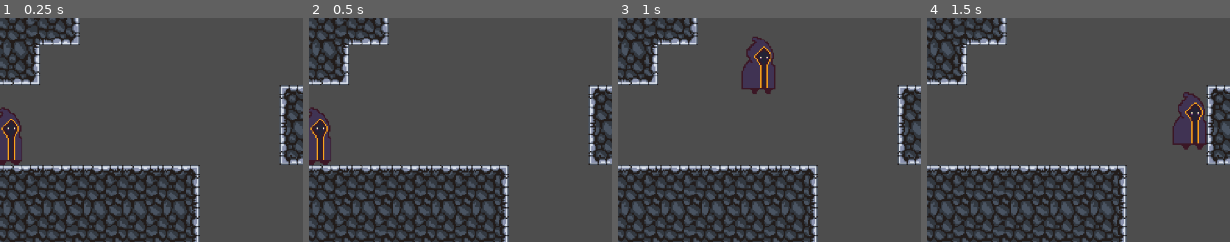
Above: before the commit, frames 1-4 (left to right).
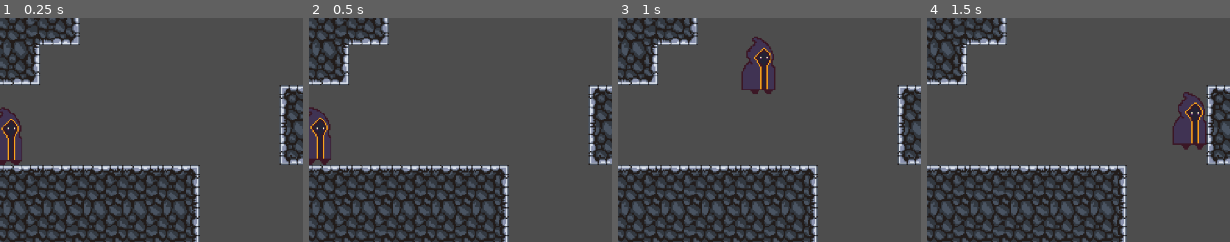
Above: after the commit, the same moments.

Repository: lilnoggi/SplitLight_GameJam2025
Game: Godot game, scene res://Scenes/main.tscn
Two runs of this game, one before a commit and one after it. Both use one fixed random seed, a clock stepped at 60 frames per second and the inputs below.
Inputs:
- Up to frame 1 (0.25 s): no input
- Up to frame 2 (0.5 s): no input
- Up to frame 3 (1 s): tap Enter at 0.5 s; hold D (move_right) from 0.53 s (still down); tap Space (jump) at 0.77 s
- Up to frame 4 (1.5 s): keep holding D (move_right)
The pictures show only the part of the screen within x 0-50%, y 35-85%; the shares and areas given below are measured in that part.

Frame 1 is identical in both runs. In frame 2, 0.2% of the frame differs, in the area x 0-8%, y 39-66%; in frame 3, 0.3%, in the area x 40-52%, y 8-34%; in frame 4, less than 0.1%.

Commit message:
Added animation script
Player sprite now flips and plays idle animation

Diff:
--- /dev/null
+++ b/Assets/Scripts/player_animator.gd
@@ -0,0 +1,11 @@
+extends Node2D
+
+@export var player_controller : PlayerController
+@export var animation_player : AnimationPlayer
+@export var sprite : Sprite2D
+
+func _process(delta):
+	if player_controller.direction == 1:
+		sprite.flip_h = false
+	elif player_controller.direction == -1:
+		sprite.flip_h = true
--- a/Assets/Scripts/player_controller.gd
+++ b/Assets/Scripts/player_controller.gd
@@ -1,4 +1,5 @@
 extends CharacterBody2D
+class_name PlayerController
 
 @export var speed = 10.0
 @export var jump_power = 10.0
--- a/Scenes/main.tscn
+++ b/Scenes/main.tscn
@@ -1,7 +1,8 @@
-[gd_scene load_steps=14 format=3 uid="uid://b0fmrjnpeusyw"]
+[gd_scene load_steps=15 format=3 uid="uid://b0fmrjnpeusyw"]
 
 [ext_resource type="Script" uid="uid://d2r0dyje3885s" path="res://Assets/Scripts/player_controller.gd" id="1_8gbba"]
 [ext_resource type="Texture2D" uid="uid://3svnncrbj8eu" path="res://Assets/Sprites/Player/duskborn_sprite.png" id="2_8gbba"]
+[ext_resource type="Script" uid="uid://caqo4a6qo1lgq" path="res://Assets/Scripts/player_animator.gd" id="2_jjvhh"]
 [ext_resource type="Texture2D" uid="uid://f7sed208t5ha" path="res://Assets/Tiles/rock_tile.png" id="3_kry3j"]
 
 [sub_resource type="Animation" id="Animation_8gbba"]
@@ -75,6 +76,7 @@
 [sub_resource type="Animation" id="Animation_6bp64"]
 resource_name = "player_fall"
 length = 0.5
+loop_mode = 1
 step = 0.25
 tracks/0/type = "value"
 tracks/0/imported = false
@@ -164,7 +166,11 @@
 speed = 8.0
 jump_power = 12.0
 
-[node name="PlayerAnimator" type="Node2D" parent="Player"]
+[node name="PlayerAnimator" type="Node2D" parent="Player" node_paths=PackedStringArray("player_controller", "animation_player", "sprite")]
+script = ExtResource("2_jjvhh")
+player_controller = NodePath("..")
+animation_player = NodePath("AnimationPlayer")
+sprite = NodePath("Sprite2D")
 
 [node name="AnimationPlayer" type="AnimationPlayer" parent="Player/PlayerAnimator"]
 root_node = NodePath("../..")
@@ -172,6 +178,7 @@
 &"": SubResource("AnimationLibrary_kry3j")
 }
 autoplay = "player_idle"
+speed_scale = 2.3
 
 [node name="Sprite2D" type="Sprite2D" parent="Player/PlayerAnimator"]
 position = Vector2(0, -7)
Not shown, added: Assets/Scripts/player_animator.gd.uid
